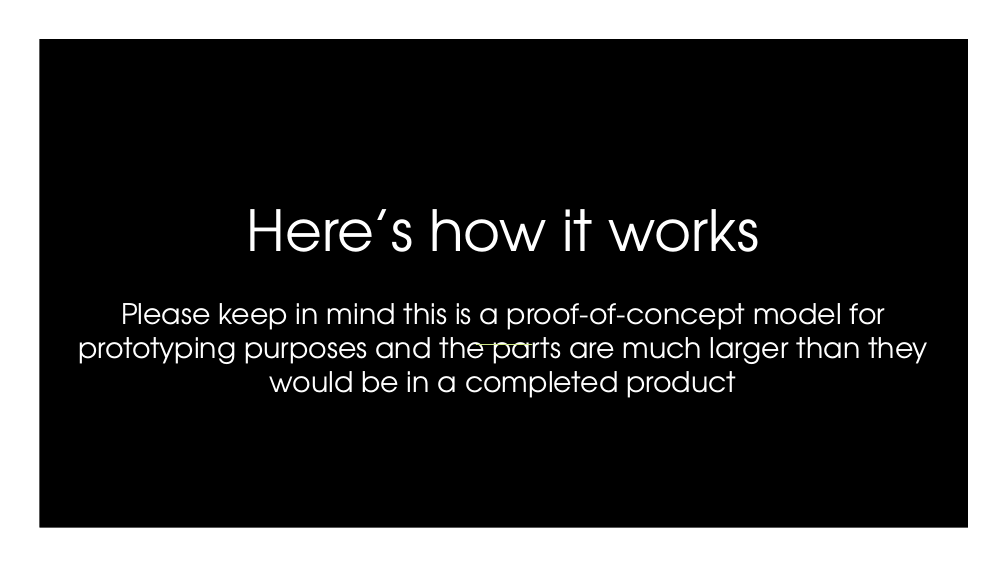
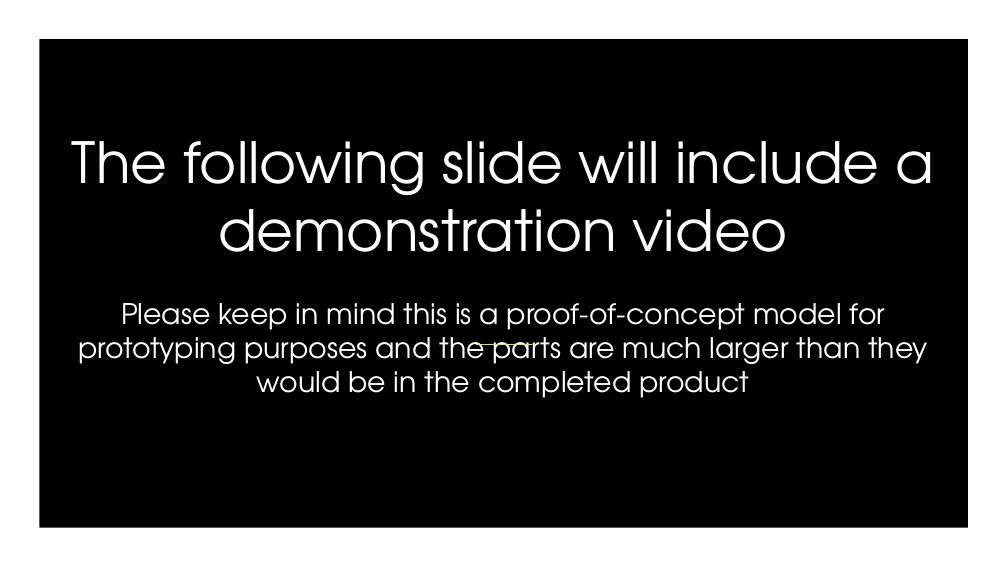
Before and after one commit to JonPPhillips/Capstone, a slide deck: slide 6 of Capstone Presentation.pptx. Drawn at 1008x567 pixels with LibreOffice and Linux fonts; fonts in the diff are those of the drawing; background and template pictures are left out. Boxes give left, top, right and bottom in pixels: in the first picture for what was removed or moved away, otherwise in the second. Text is boxed around its words. In the diff, an @@ line names an element or a change of style, - is before the commit and + after.

```diff
--- a/Capstone Presentation.pptx
+++ b/Capstone Presentation.pptx
@@ title at [72,141,934,398]: text changed @@
-Here’s how it works
-Please keep in mind this is a proof-of-concept model for prototyping purposes and the parts are much larger than they would be in a completed product
+The following slide will include a demonstration video
+Please keep in mind this is a proof-of-concept model for prototyping purposes and the parts are much larger than they would be in the completed product
```
Also in this commit, not shown: 3 slides removed, 1 other file.
